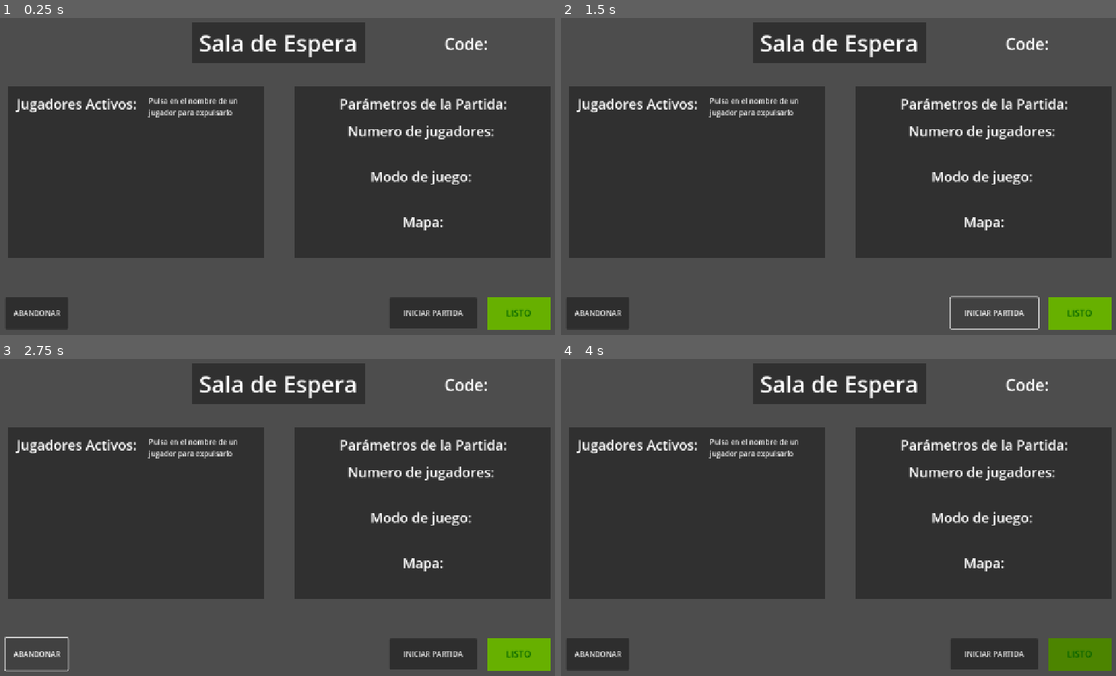
Above: before the commit, frames 1-4 (two rows, left to right).
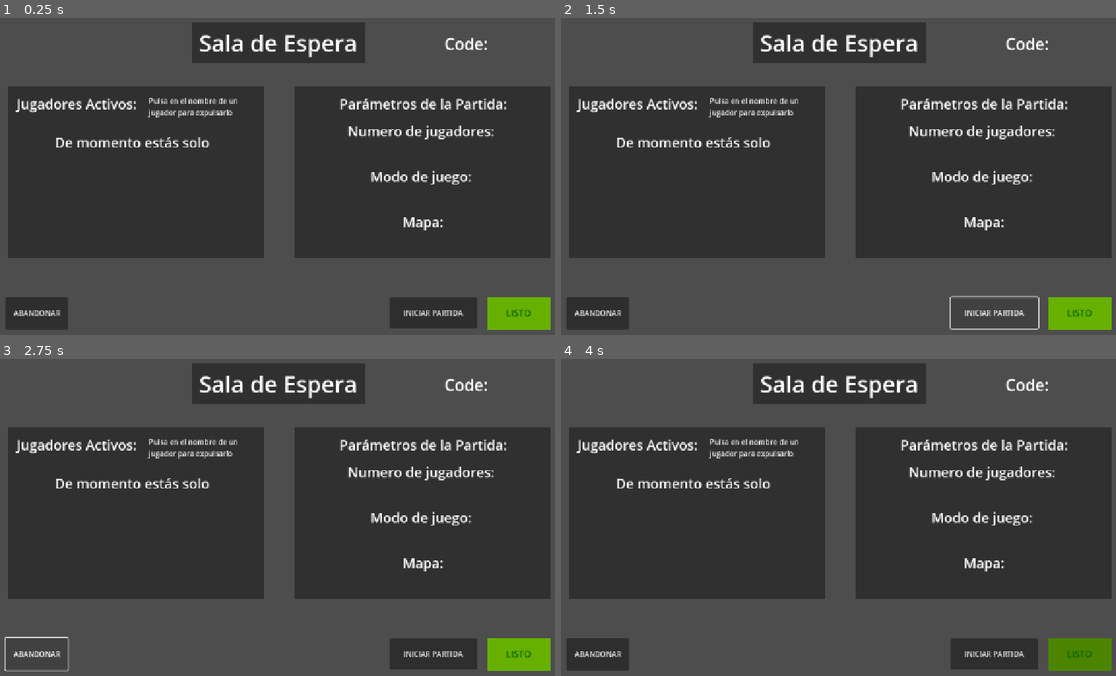
Above: after the commit, the same moments.

Repository: codemonsters/tag-of-war
Game: Godot game, scene res://screens/menu/sala_espera_admin.tscn
Two runs of this game, one before a commit and one after it. Both use one fixed random seed, a clock stepped at 60 frames per second and the inputs below. This scene is started directly instead of the project's main scene.
Inputs:
- Up to frame 1 (0.25 s): no input
- Up to frame 2 (1.5 s): click "INICIAR PARTIDA" at 0.5 s; click "INICIAR PARTIDA" at 1.25 s
- Up to frame 3 (2.75 s): click "ABANDONAR" at 2 s
- Up to frame 4 (4 s): click "LISTO" at 2.75 s; click "NO LISTO" at 3.5 s

The runs differ from the first frame. In frame 1, 0.4% of the frame differs, in the area x 10-38%, y 37-41%; in frame 2, 0.4%; in frame 3, 0.4%; in frame 4, 0.4%.
Error before the commit: Invalid access to property or key 'server_message_received' on a base object of type 'null instance'. (res://screens/menu/sala_espera_admin.gd:13)
Error after the commit: Invalid operands 'Nil' and 'String' in operator '+'. (res://screens/menu/sala_espera_admin.gd:7)

Commit message:
Pequeños cambios

Diff:
--- a/cliente/src/screens/menu/create_game.gd
+++ b/cliente/src/screens/menu/create_game.gd
@@ -44,7 +44,7 @@
 		$ChooseMap/SelectName/ErrorMissingName.visible = false
 		if $ChooseMap/SelectName/RoomName.text != "":
 			Globals.room_name = $ChooseMap/SelectName/RoomName.text
-			var create_room_dict = {"cmd": "create_and_join_room", "data": {"name": Globals.room_name}}
+			var create_room_dict = {"cmd": "create_and_join_room", "data": {"room_name": Globals.room_name}}
 			send_to_server.emit(JSON.stringify(create_room_dict))
 		else:
 			$ChooseMap/SelectName/ErrorMissingName.visible = true
--- a/cliente/src/screens/menu/sala_espera_admin.gd
+++ b/cliente/src/screens/menu/sala_espera_admin.gd
@@ -4,7 +4,7 @@
 signal send_to_server(message: Variant)
 signal change_in_player_list(button)
 var valor_anterior = "LISTO"
-var admin_name = "admin" + " (admin)"
+var admin_name = Globals.username + " (admin)"
 var player_names = [admin_name]
 
 # Called when the node enters the scene tree for the first time.
Not shown, added: cliente/src/main.gd.uid
Not shown: 1 places in cliente/src/main.tscn that only renumber resources
